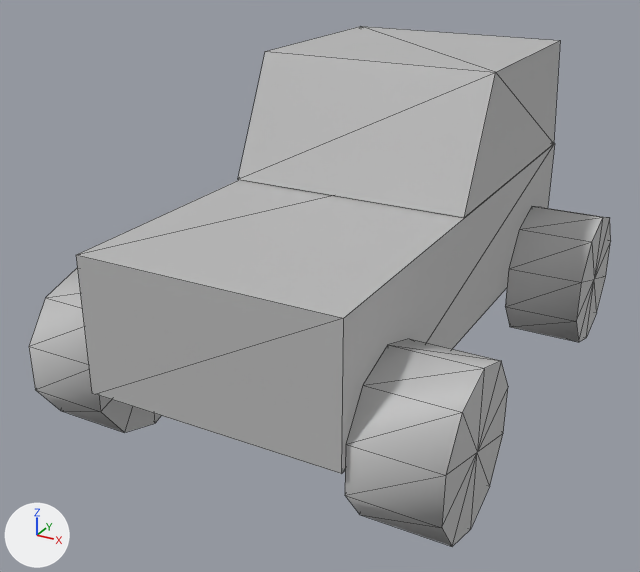
An edit to the FBX model Assets/Models/Jeep.fbx, drawn before and after from the same camera.
Rendered twice from a 50 mm camera at (2.04, -4.06, 2.55) aimed at (-0.13, -0.13, 0.59). Every picture has the same lights, and +X, +Y and +Z are marked at lower left. Mesh edges are drawn as thin lines. Where no turn or scale is listed for an object, it has been applied to the vertices.

Script lines for the objects in view, before the commit:
```python
me_mesh = bpy.data.meshes.new('Mesh')
me_mesh.from_pydata(...)  # a 10-sided cylinder along x spanning x -0.215..0.215, y -0.383..0.383, z -0.403..0.403
me_mesh.materials.append(mat_lambert3)  # grey #bcbcbc
me_mesh_001 = bpy.data.meshes.new('Mesh.001')
me_mesh_001.from_pydata(...)  # 17 vertices, 22 faces; spans x -0.66..0.66, y -1.39..1.55, z 0.4..1.77
me_mesh_001.materials.append(mat_lambert3)  # grey #bcbcbc
me_mesh_002 = bpy.data.meshes.new('Mesh.002')
me_mesh_002.from_pydata(...)  # a 10-sided cylinder along x spanning x -0.215..0.215, y -0.383..0.383, z -0.403..0.403
me_mesh_002.materials.append(mat_lambert3)  # grey #bcbcbc
me_mesh_004 = bpy.data.meshes.new('Mesh.004')
me_mesh_004.from_pydata(...)  # a 10-sided cylinder along x spanning x -0.215..0.215, y -0.383..0.383, z -0.403..0.403
me_mesh_004.materials.append(mat_lambert3)  # grey #bcbcbc
ob_blwheel = bpy.data.objects.new('BLWheel', me_mesh_004)
ob_blwheel.location = (0.88, 1.144, 0.403)
ob_flwheel = bpy.data.objects.new('FLWheel', me_mesh)
ob_flwheel.location = (0.88, -0.972, 0.403)
ob_frwheel = bpy.data.objects.new('FRWheel', me_mesh_002)
ob_frwheel.location = (-0.88, -0.962, 0.404)
ob_jeepshell = bpy.data.objects.new('JeepShell', me_mesh_001)
ob_jeepshell.location = (0.0, 0.0, 0.0)
```
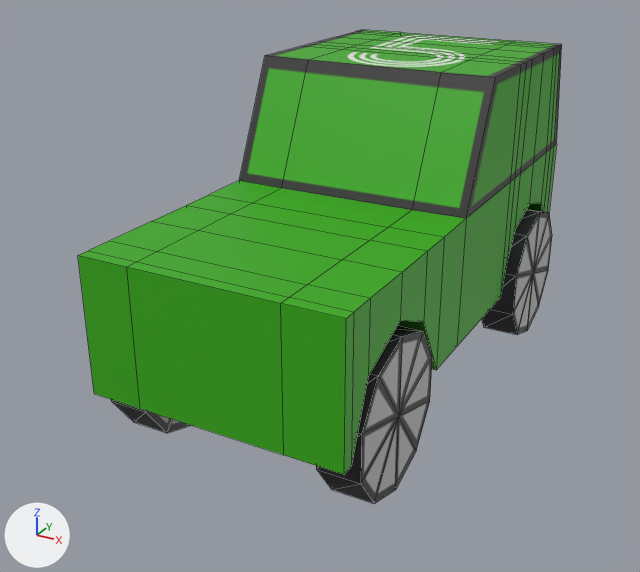
The edits, one by one:
Picture 'T_Jeep.jpg' (img_t_jeep_jpg) is new.
Material 'JeepMaterial' (mat_jeepmaterial) is new.
Its texture is img_t_jeep_jpg.
me_mesh_004 has 22 vertices, 40 faces and spans x -0.215..0.215, y -0.383..0.383, z -0.403..0.403.
me_mesh_004 is used by ob_blwheel; location (0.88, 1.144, 0.403).
me_mesh_004 no longer uses material mat_lambert3 (grey #bcbcbc).
me_mesh_004 part 1: the whole mesh is scaled about its middle by (0.5, 1, 1), then moved by (-0.108, 0.0, 0.0).
me_mesh_004 now uses material mat_jeepmaterial (picture img_t_jeep_jpg).
me_mesh_001 is used by ob_jeepshell; location (0.0, 0.0, 0.0).
me_mesh_001 had 17 vertices, 22 faces and spanned x -0.66..0.66, y -1.39..1.55, z 0.4..1.77.
me_mesh_001 no longer uses material mat_lambert3 (grey #bcbcbc).
me_mesh_001 now has 158 vertices, 160 faces and spans x -0.66..0.66, y -1.47..1.47, z 0.4..1.75.
me_mesh_001 part 3: the loose piece of 9 vertices spanning x -0.66..0.66, y -1.39..1.55, z 0.4..1.11 is rebuilt with 158 vertices and now spans x -0.66..0.66, y -1.47..1.47, z 0.4..1.75, in mat_jeepmaterial (picture img_t_jeep_jpg).
me_mesh_001 part 4: the loose piece of 8 vertices spanning x -0.66..0.66, y -0.1..1.52, z 1.11..1.77 is deleted.
me_mesh_001 now uses material mat_jeepmaterial (picture img_t_jeep_jpg).
me_mesh has 22 vertices, 40 faces and spans x -0.215..0.215, y -0.383..0.383, z -0.403..0.403.
me_mesh is used by ob_flwheel; location (0.88, -0.972, 0.403).
me_mesh no longer uses material mat_lambert3 (grey #bcbcbc).
me_mesh part 2: the whole mesh is scaled about its middle by (0.5, 1, 1), then moved by (-0.108, 0.0, 0.0).
me_mesh now uses material mat_jeepmaterial (picture img_t_jeep_jpg).
Mesh me_mesh_001_1 is new.
It is a 10-sided cylinder along x spanning x 0.0..0.215, y -0.383..0.383, z -0.403..0.403.
It uses material mat_jeepmaterial (picture img_t_jeep_jpg).
Object 'BLWheel' (ob_blwheel) moves from (0.88, 1.144, 0.403) to (0.737, 1.06, 0.403).
Object 'FRWheel' (ob_frwheel) is deleted.
Object 'JeepShell' (ob_jeepshell) moves from (0.0, 0.0, 0.0) to (0.01, 0.084, 0.0).
Object 'FLWheel' (ob_flwheel) moves from (0.88, -0.972, 0.403) to (0.687, -0.871, 0.403).
Object 'FRWheel1' (ob_frwheel1) is new; it shows me_mesh_001_1.
Its location is (-0.687, -0.861, 0.404).

Where the change shows, as pixel boxes (x1, y1, x2, y2) in the pictures (640 x 572 px):
'JeepShell', reshaped, moved: before (76, 26, 560, 474); after (78, 30, 562, 474)
'FLWheel', recoloured, mesh rescaled, moved (29% narrower, 13% shorter): before (345, 339, 508, 546); after (316, 325, 432, 504)
'BLWheel', recoloured, mesh rescaled, moved (34% narrower, 7% shorter): before (505, 206, 611, 342); after (482, 209, 552, 335)
'FRWheel', deleted: before (29, 268, 161, 433)
'FRWheel1', added (black): after (111, 399, 191, 433)
part 3 of me_mesh_001, rebuilt (34% taller): before (76, 143, 555, 474); after (78, 30, 562, 474)
part 4 of me_mesh_001, deleted: before (238, 26, 560, 217)
